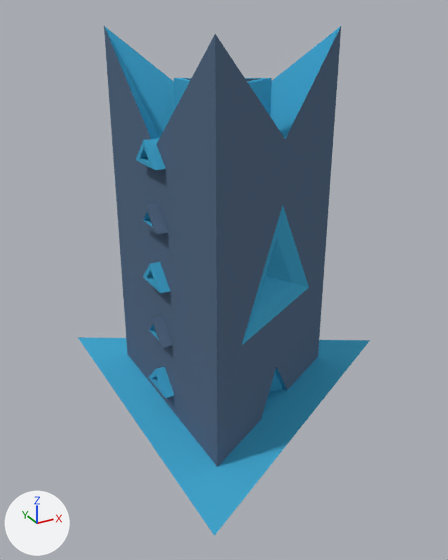
The Blender file assets/lvl/city4.blend as it was, and as the next commit left it.
Rendered twice from a 50 mm lens placed at (-170.0, -372.0, 254.0), pointed at (40.0, 9.0, 64.0). The axes (+X, +Y, +Z) are drawn at lower left. The lights are the same throughout.

Objects in the first picture: 'shell'.
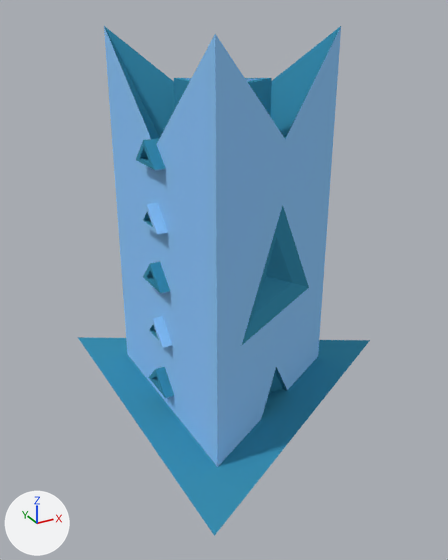
Location of each change, (x1, y1, x2, y2) in pixels of the pictures (448 x 560 px):
'shell', recoloured
    both: (78, 26, 370, 536)

Edits to the bpy script that builds the scene:
```text
Change mat_material:
    mat_material.base_color: (0.0595, 0.395, 0.64) -> (0.0437, 0.279, 0.445)  # cyan #45a9d1 -> cyan #3b90b2
Change mat_material_001:
    mat_material_001.base_color: (0.0988, 0.155, 0.244) -> (0.287, 0.604, 1.0)  # blue #596e87 -> blue #92ccff
```
